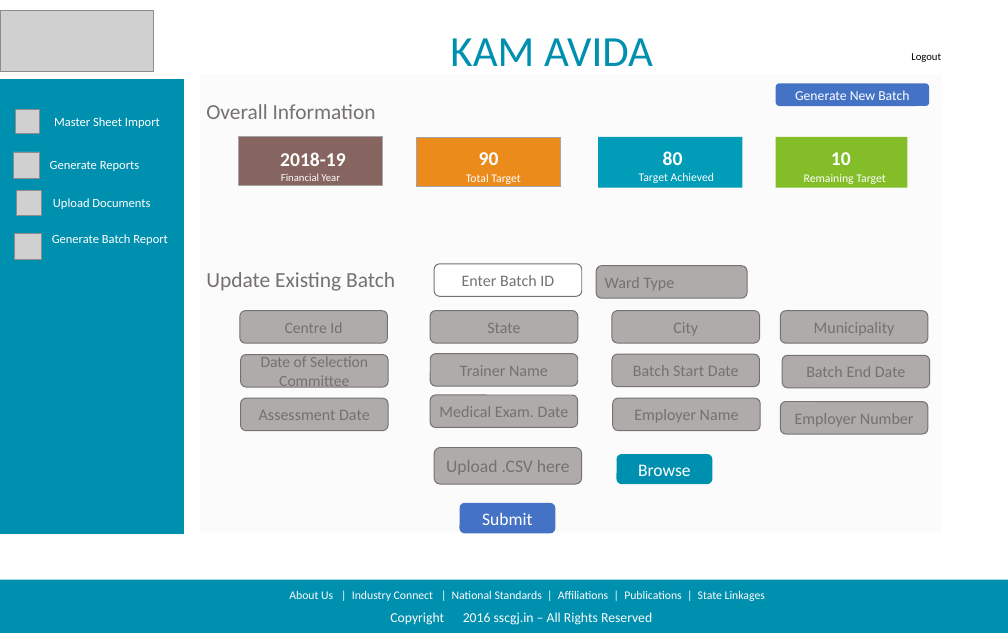
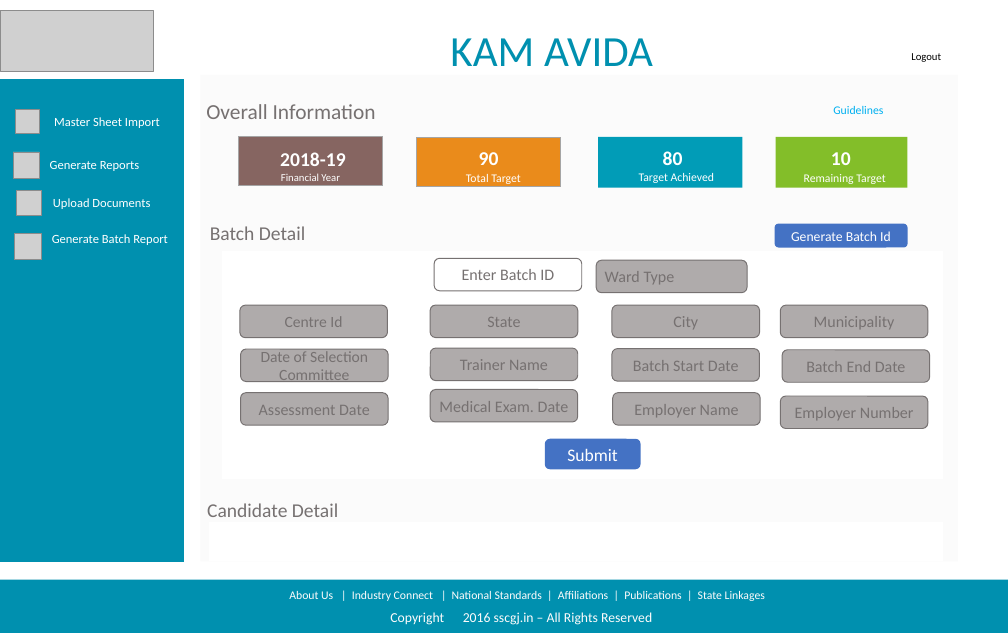
Before and after one commit to sarthakbhutani/NSKFDC-App, a slide deck: slide 1 of Requirements/Product Backlog/Screen Designs/Screen Design Deck/Updated Designs.pptx. Drawn at 1008x633 pixels with LibreOffice and Linux fonts; fonts in the diff are those of the drawing; grey boxes stand for pictures; background and template pictures are left out. Boxes give left, top, right and bottom in pixels: in the first picture for what was removed or moved away, otherwise in the second. Text is boxed around its words. In the diff, an @@ line names an element or a change of style, - is before the commit and + after.

```diff
--- a/Requirements/Product Backlog/Screen Designs/Screen Design Deck/Updated Designs.pptx
+++ b/Requirements/Product Backlog/Screen Designs/Screen Design Deck/Updated Designs.pptx
@@ rectangle: place and size @@
-rectangle at box(1, 79, 184, 533)
+rectangle at box(1, 79, 184, 561)
@@ rectangle: place and size @@
-rectangle at box(200, 75, 942, 532)
+rectangle at box(200, 75, 958, 561)
@@ text added at box(833, 106, 883, 114), 12 pt, text #00B0F0 @@
+Guidelines
@@ text at box(210, 226, 305, 240): text changed; size 22 to 20 pt @@
-Update Existing Batch
+Batch Detail
@@ rounded rectangle "Generate Batch Id": place and size @@
-rounded rectangle "Generate Batch Id" at box(776, 84, 929, 106)
+rounded rectangle "Generate Batch Id" at box(774, 224, 907, 248)
@@ text in rounded rectangle at box(791, 231, 891, 241): text changed @@
-Generate New Batch
+Generate Batch Id
@@ rectangle added at box(222, 251, 943, 478), fill #FFFFFF, outline #FFFFFF 1 pt @@
@@ 14 rounded rectangles, 1 rectangle: place and size @@
-14 rounded rectangles, 1 rectangle at box(203, 264, 939, 529)
+14 rounded rectangles, 1 rectangle at box(203, 258, 939, 523)
@@ rounded rectangle removed at box(434, 447, 582, 484) @@
-Upload .CSV here
@@ rounded rectangle "Submit": place and size @@
-rounded rectangle "Submit" at box(459, 503, 555, 533)
+rounded rectangle "Submit" at box(545, 439, 641, 469)
@@ rounded rectangle removed at box(616, 454, 712, 485) @@
-Browse
@@ text added at box(207, 503, 338, 517), 20 pt, text #767171 @@
+Candidate Detail
@@ rectangle added at box(210, 523, 943, 561), fill #FFFFFF, outline #FFFFFF 1 pt @@
```
Also in this commit, not shown: 1 slide added.
